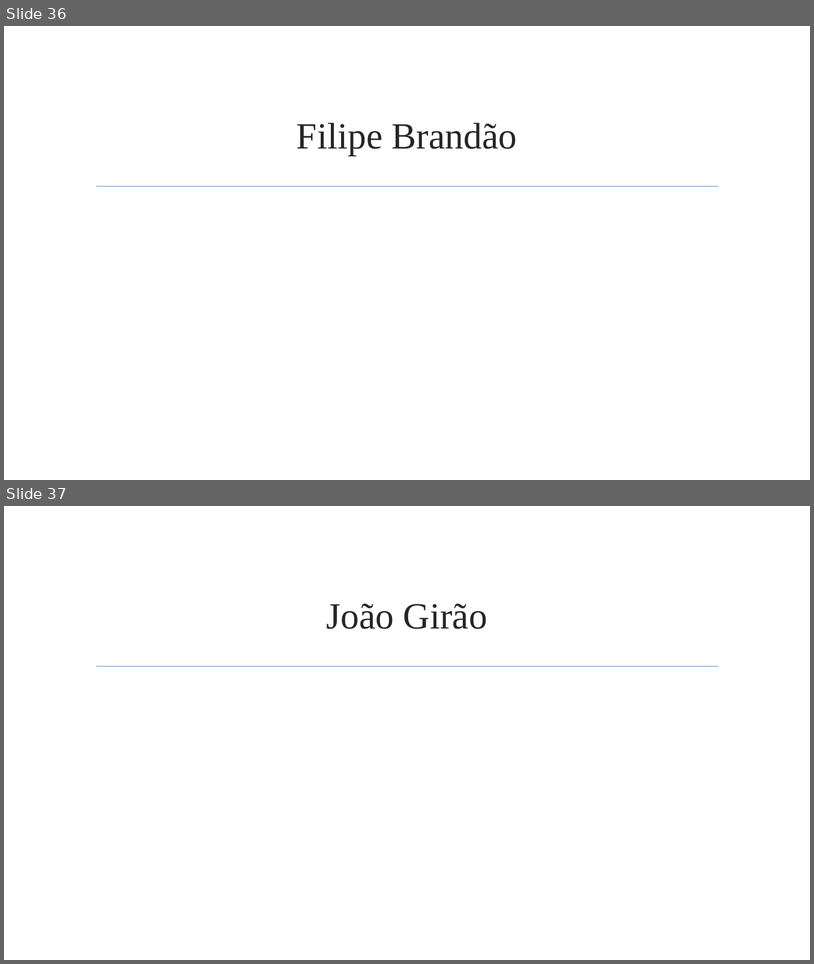
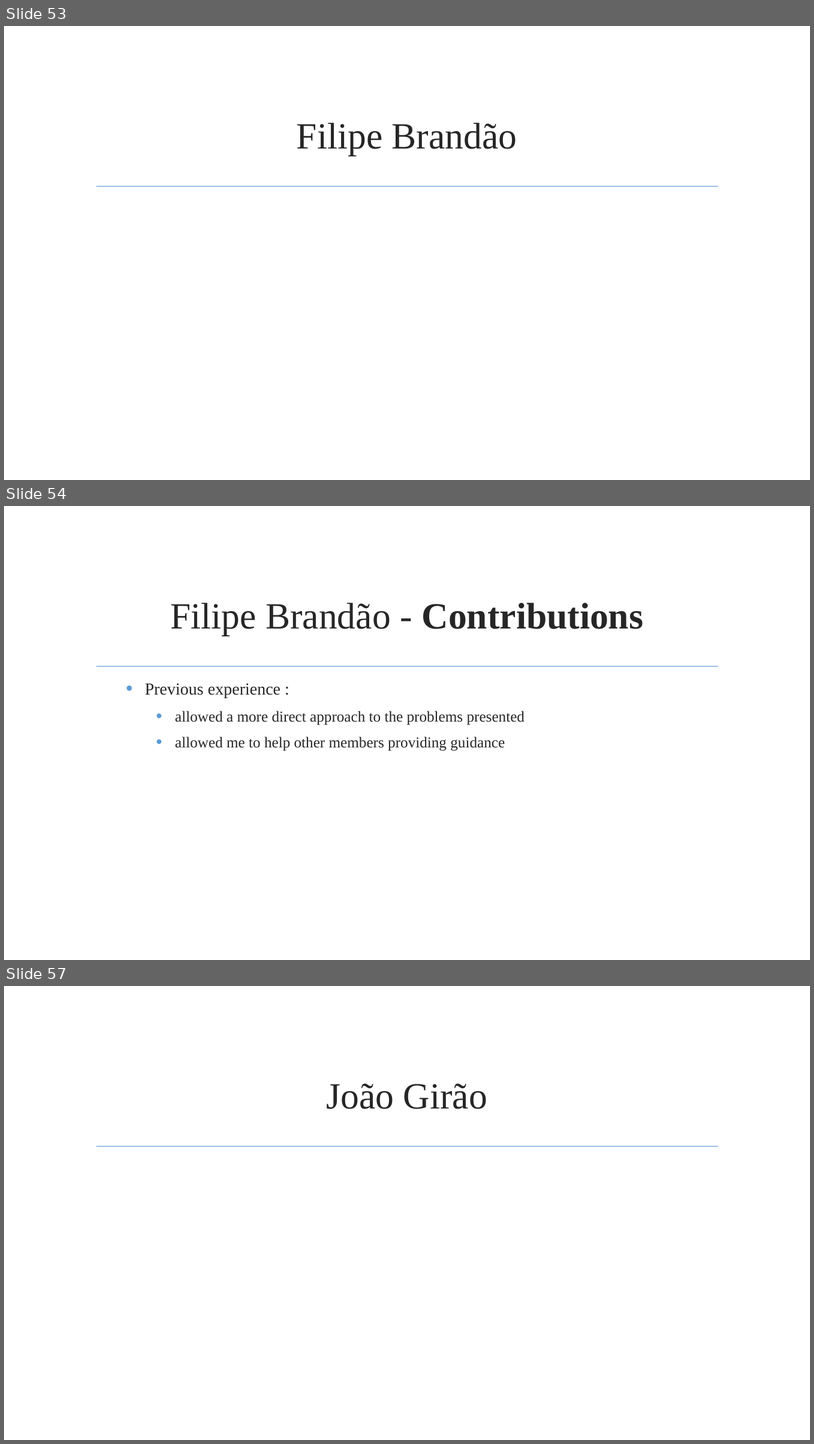
Before and after one commit to jmgirao/projetosoftware1213, a slide deck: Final Presentation/Presentation.pptx. Shown one above the other, each under a label of ours: slides 36 and 37 before the commit, slides 53, 54 and 57 after it; the slides between them are not shown. The pictures are 814x964 and 814x1444 pixels, drawn with LibreOffice and Linux fonts; fonts in the diff are those of the drawing; background and template pictures are left out. Boxes give left, top, right and bottom in pixels: in the first picture for what was removed or moved away, otherwise in the second. Text is boxed around its words. In the diff, an @@ line names an element or a change of style, - is before the commit and + after.

```diff
--- a/Final Presentation/Presentation.pptx
+++ b/Final Presentation/Presentation.pptx
@@ slide 54 added at (4,506,810,960), background picture (left out); not listed: 1 template element that a slide beside it also shows @@
@@ title added at (170,603,644,636), 44 pt, text #262626 @@
+Filipe Brandão - Contributions
@@ text added at (145,683,525,751), 18 pt, text #262626 @@
+  • Previous experience :
+    • allowed a more direct approach to the problems presented
+    • allowed me to help other members providing guidance
@@ what was slide 36 is now slide 53 @@
@@ what was slide 37 is now slide 57 @@
```
Also in this commit, not shown: 19 other slides added.
